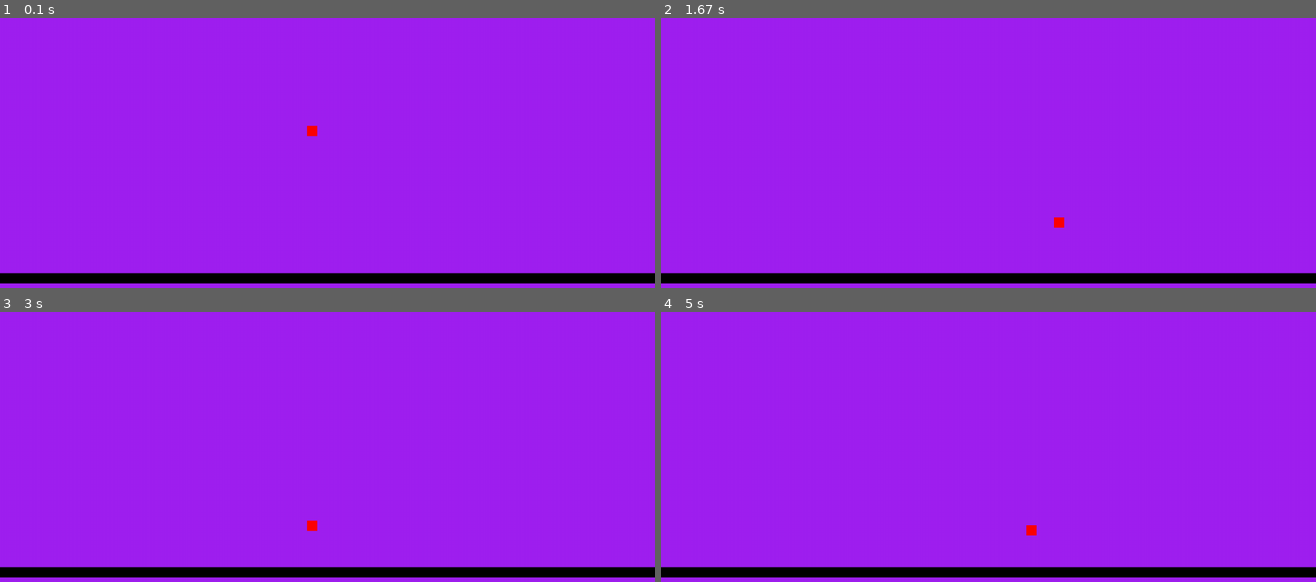
Above: before the commit, frames 1-4 (two rows, left to right).
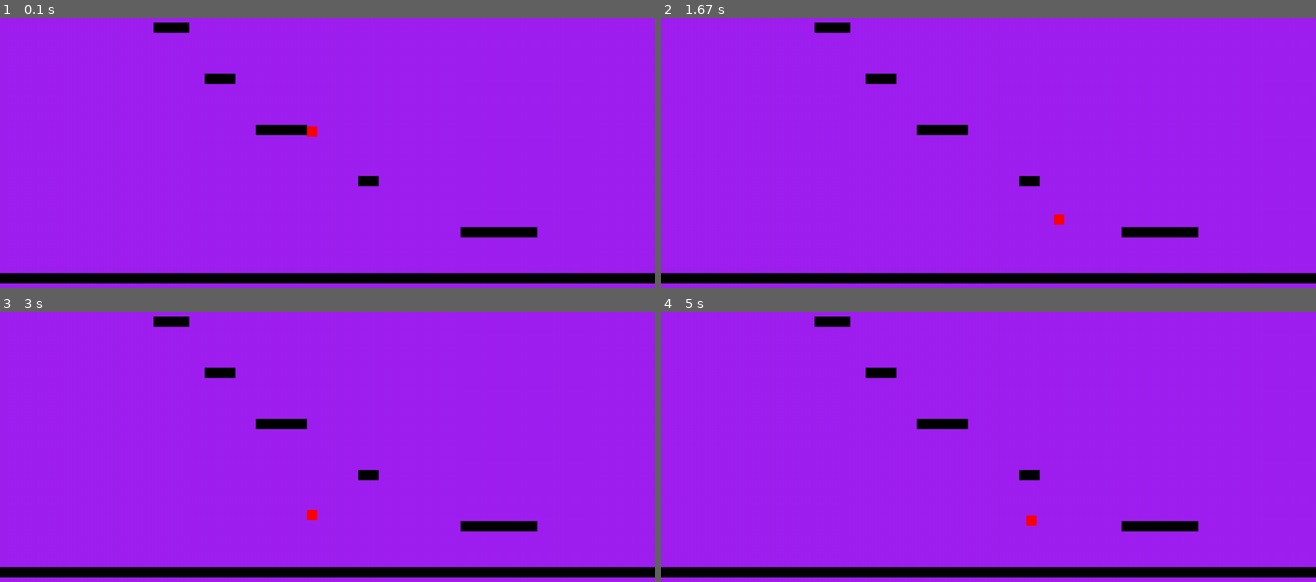
Above: after the commit, the same moments.

Repository: AaronAlvd/PyGame
Game: pygame game, started from PythonGame/PyGame.py
Two runs of this game, one before a commit and one after it. Both use one fixed random seed, a clock stepped at 60 frames per second and the inputs below.
Inputs:
- Up to frame 1 (0.1 s): no input
- Up to frame 2 (1.67 s): hold Right 0.33-0.8 s; hold Up 0.83-1.13 s; hold Right 1.17-1.63 s
- Up to frame 3 (3 s): hold Left 1.67-2.2 s; hold Left 2.23-2.63 s; hold Up from 2.67 s (still down)
- Up to frame 4 (5 s): release Up at 3.03 s; hold Right 3.07-3.7 s; hold Left 3.73-4.2 s; hold Right 4.23-4.7 s; hold Up from 4.73 s (still down)

The runs differ from the first frame. In frame 1, 1.4% of the frame differs, in the area x 23-83%, y 1-82%; in frame 2, 1.4%; in frame 3, 1.5%; in frame 4, 1.5%.

Commit message:
platform game

Diff:
--- a/PythonGame/PyGame.py
+++ b/PythonGame/PyGame.py
@@ -7,7 +7,7 @@
 running = True
 
 # Constants
-gravity = 500  # Gravity force
+gravity = 700  # Gravity force
 velocity = 0  # Initial vertical velocity
 dt = clock.tick(60) / 1000  # Time delta
 
@@ -16,6 +16,16 @@
 
 # Ground level
 ground_level = 590
+
+# Platforms
+platforms = [
+    pygame.Rect(900, 500, 150, 20),  # Platform 1: (x, y, width, height)
+    pygame.Rect(700, 400, 40, 20),  # Platform 2: (x, y, width, height)
+    pygame.Rect(500, 300, 100, 20),  # Platform 3: (x, y, width, height)
+    pygame.Rect(400, 200, 60, 20),  # Platform 4: (x, y, width, height)
+    pygame.Rect(300, 100, 70, 20),  # Platform 5: (x, y, width, height)
+]
+
 
 while running:
     # Poll for events
@@ -31,8 +41,8 @@
         player_hitBox.x -= 200 * dt  # Move left
     if keys[pygame.K_RIGHT]:
         player_hitBox.x += 200 * dt  # Move right
-    if keys[pygame.K_UP] and player_hitBox.bottom == 590:
-        velocity = -300  # Jump
+    if keys[pygame.K_UP] and velocity == 0:
+        velocity = -400  # Jump
 
     # Apply gravity
     velocity += gravity * dt  # Gravity adds to velocity every frame
@@ -55,6 +65,14 @@
     screen.fill("purple")
 
     # Draw player hitbox (rectangle) and ground (barrier)
+    for platform in platforms:
+        pygame.draw.rect(screen, 'black', platform)
+
+        if player_hitBox.colliderect(platform):
+            if player_hitBox.bottom >= platform.top and velocity > 0:
+                player_hitBox.bottom = platform.top
+                velocity = 0
+
     pygame.draw.rect(screen, 'red', player_hitBox, 10)  # Draw the player hitbox
     pygame.draw.rect(screen, 'black', (0, ground_level, 1280, 20))  # Draw the ground
 
